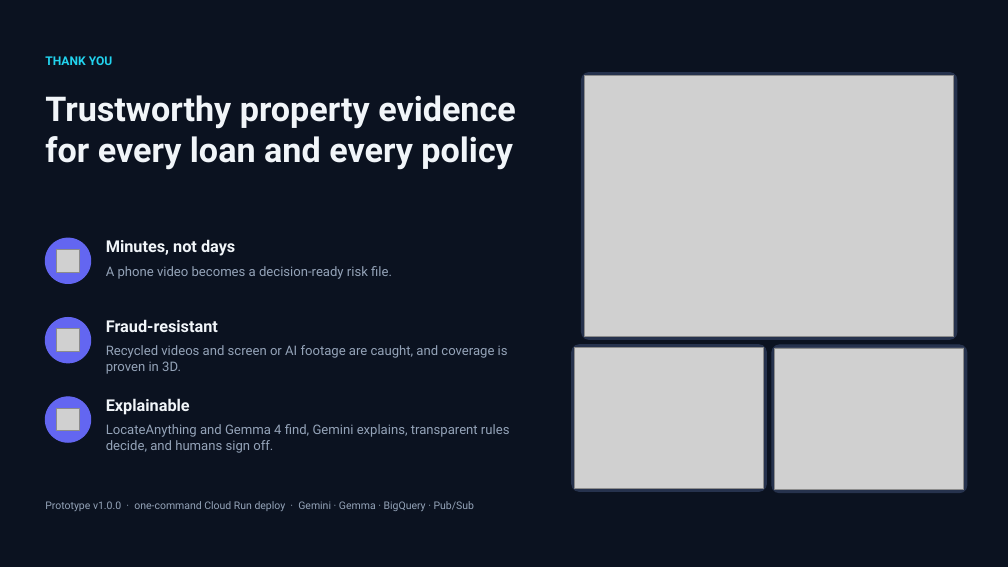
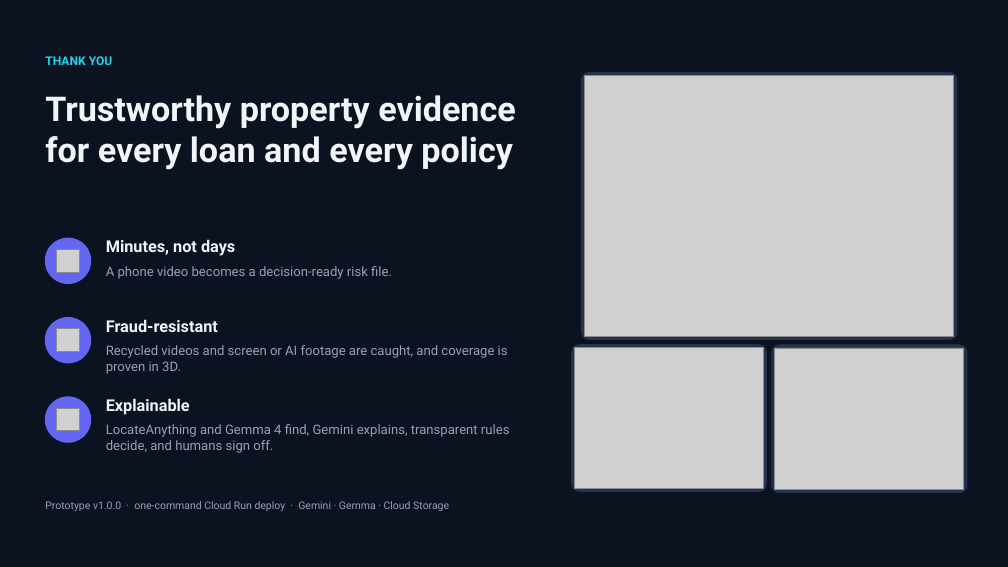
Before and after one commit to XCore-Lab/property-inspection-ai, a slide deck: slide 26 of docs/pitch-deck/Property_Inspection_AI_Pitch.pptx. Drawn at 1008x567 pixels with LibreOffice and Linux fonts; fonts in the diff are those of the drawing; grey boxes stand for pictures; background and template pictures are left out. Boxes give left, top, right and bottom in pixels: in the first picture for what was removed or moved away, otherwise in the second. Text is boxed around its words. In the diff, an @@ line names an element or a change of style, - is before the commit and + after.

```diff
--- a/docs/pitch-deck/Property_Inspection_AI_Pitch.pptx
+++ b/docs/pitch-deck/Property_Inspection_AI_Pitch.pptx
@@ text at [45,501,449,511]: text changed @@
-Prototype v1.0.0 · one-command Cloud Run deploy · Gemini · Gemma · BigQuery · Pub/Sub
+Prototype v1.0.0 · one-command Cloud Run deploy · Gemini · Gemma · Cloud Storage
```
Also in this commit, not shown: 12 other slides changed, 3 other files.
